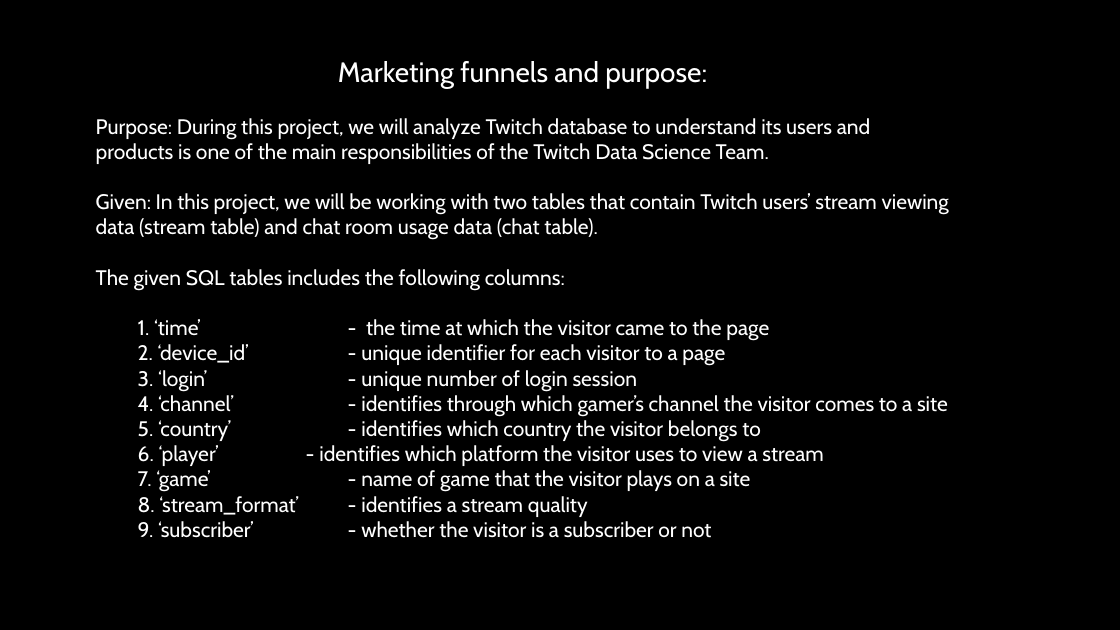
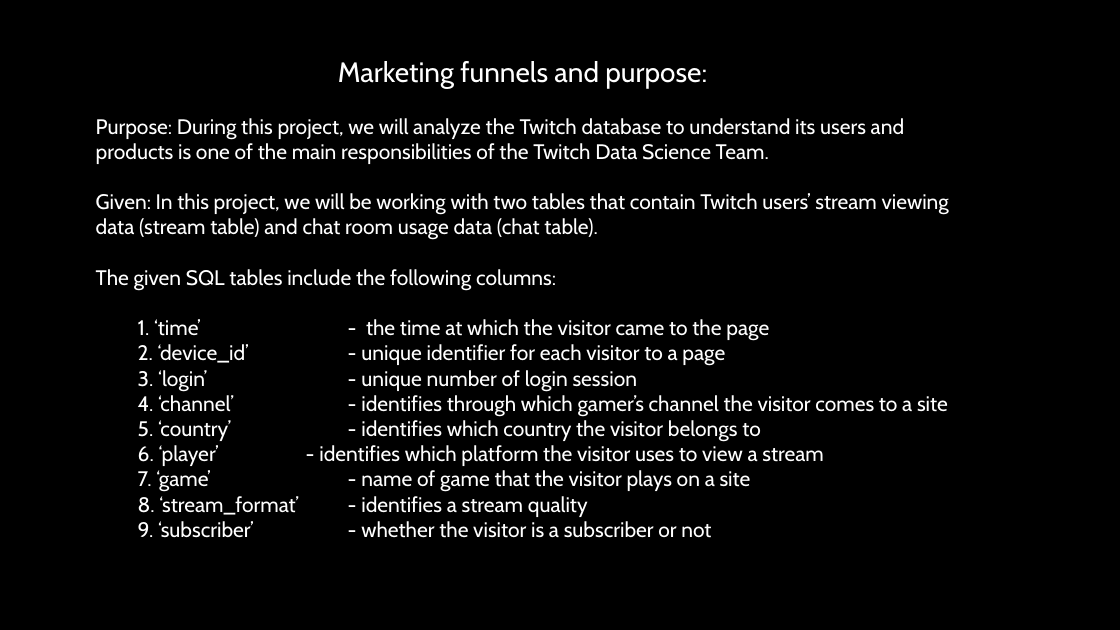
Before and after one commit to Chuvard/Analyze_Twitch, a slide deck: slide 4 of Twitchs's project.pptx. Drawn at 1120x630 pixels with LibreOffice and Linux fonts; fonts in the diff are those of the drawing; background and template pictures are left out. Boxes give left, top, right and bottom in pixels: in the first picture for what was removed or moved away, otherwise in the second. Text is boxed around its words. In the diff, an @@ line names an element or a change of style, - is before the commit and + after.

```diff
--- a/Twitchs's project.pptx
+++ b/Twitchs's project.pptx
@@ text at (96,118,904,164): text changed @@
-Purpose: During this project, we will analyze Twitch database to understand its users and products is one of the main responsibilities of the Twitch Data Science Team.
+Purpose: During this project, we will analyze the Twitch database to understand its users and products is one of the main responsibilities of the Twitch Data Science Team.
@@ text at (96,269,556,291): text changed @@
-The given SQL tables includes the following columns:
+The given SQL tables include the following columns:
```
